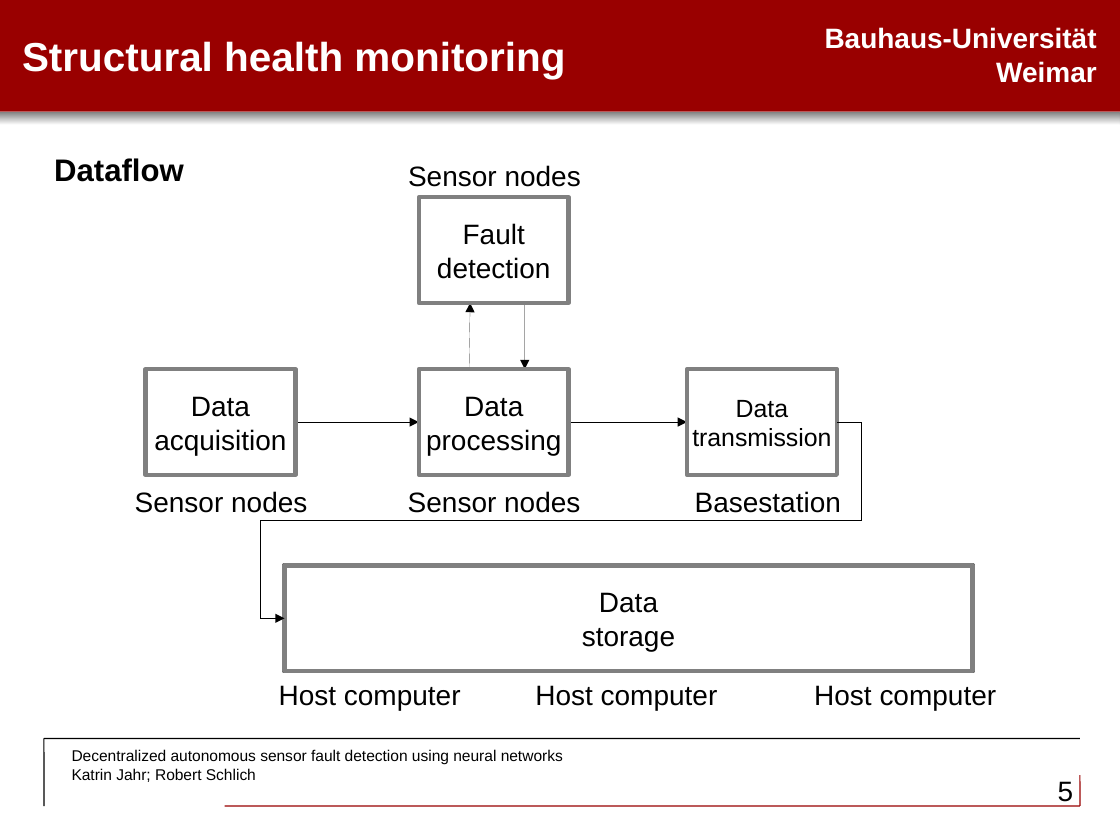
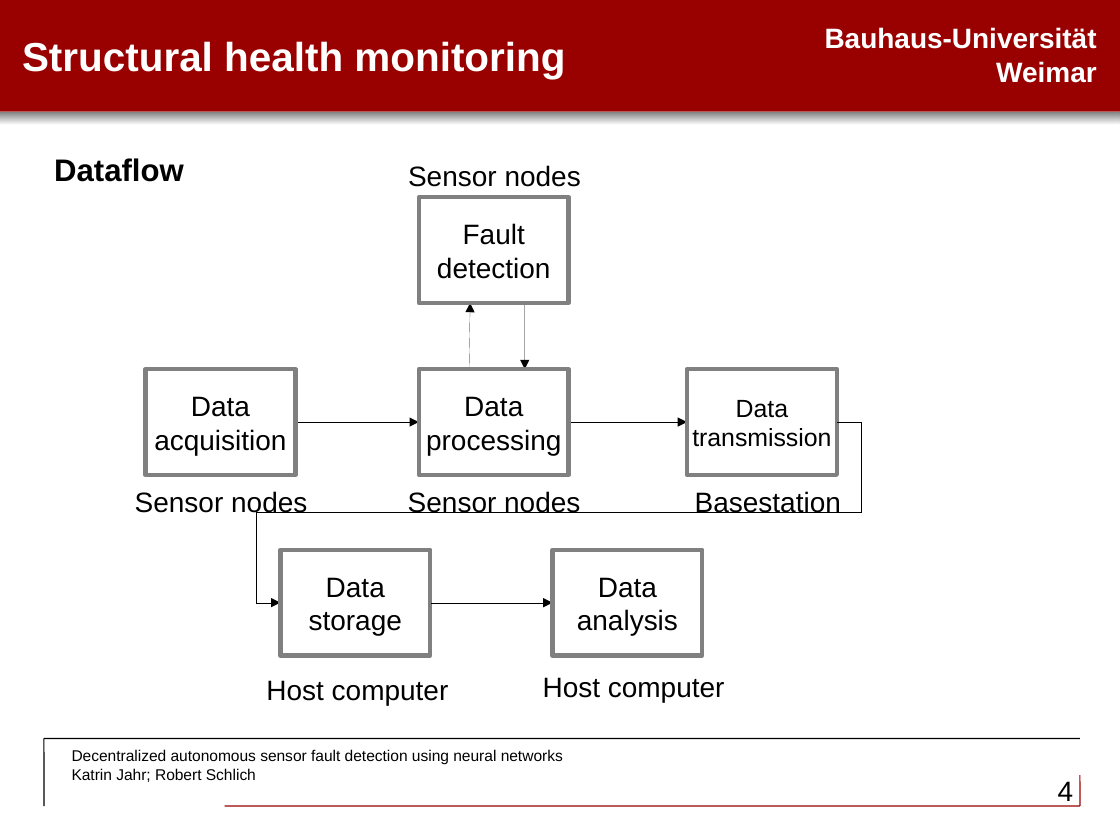
Before and after one commit to RobertSchlich/shm, a slide deck: slide 4 of presentation/SHMJahrSchlich.odp (slide 5 before the commit). Drawn at 1120x840 pixels with LibreOffice and Linux fonts; fonts in the diff are those of the drawing. Boxes give left, top, right and bottom in pixels: in the first picture for what was removed or moved away, otherwise in the second. Text is boxed around its words. In the diff, an @@ line names an element or a change of style, - is before the commit and + after.

```diff
--- a/presentation/SHMJahrSchlich.odp
+++ b/presentation/SHMJahrSchlich.odp
@@ elbow arrow moved from (837, 422) - (284, 618) to (837, 422) - (280, 603) @@
@@ rectangle "Data": place and size @@
-rectangle "Data" at (284,566,972,671)
+rectangle "Data" at (280,550,430,655)
@@ rectangle removed at (284,566,435,671) @@
@@ rectangle removed at (552,566,702,671) @@
-MySQL
-Database
@@ rectangle added at (552,550,702,655), fill #FFFFFF, outline #808080 2.89 pt, 18 pt, text #000000 @@
+Data
+analysis
@@ rectangle removed at (823,566,973,671) @@
@@ elbow arrow added from (431, 603) to (552, 603), #000000 0 pt @@
@@ text "Host computer" rewrapped from (299,676,440,711) to (266,680,449,705) @@
@@ text "Host computer" rewrapped from (556,676,697,711) to (543,677,725,702) @@
@@ rectangle removed at (834,676,976,711) @@
-Host computer
@@ page number at (1058,781,1074,806): text changed @@
-5
+4
```
Also in this commit, not shown: 3 other slides changed.
